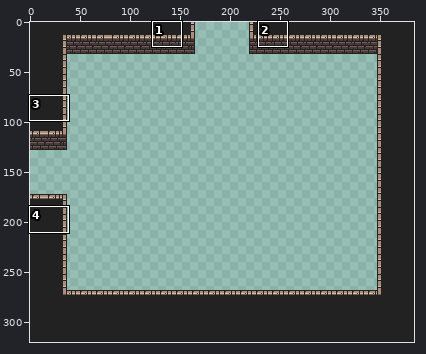
A sprite sheet gets an edit: assets/maps/room_cornerBottomRight_foreground.png. Above, an overview of the earlier version with the close-up marked.
Close-up. The starting point:
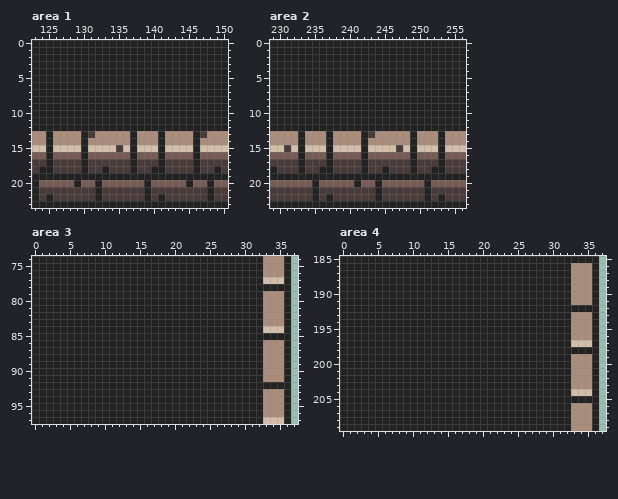
The file is 384x320 pixels. Shown: area 1: x 123..150, y 0..23; area 2: x 229..256, y 0..23; area 3: x 0..37, y 74..97; area 4: x 0..37, y 185..209.
After the commit:
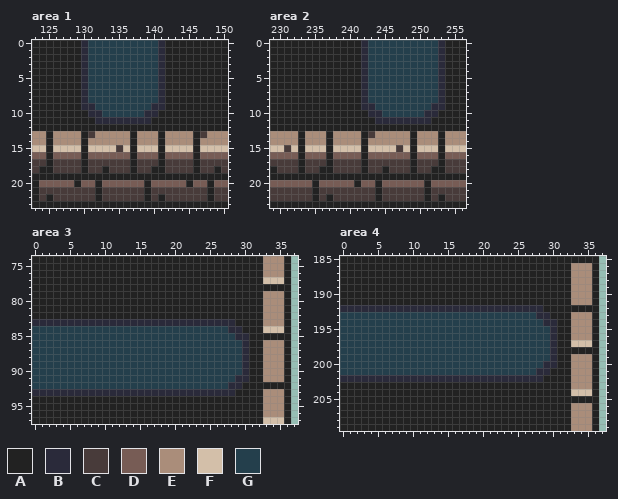
Palette (. is transparent): A #222222  B #2a2a3a  C #483b3a  D #775c55  E #aa8d7a  F #d3bfa9  G #243f4c
What changed:
Changed rows in their new state; - is an unchanged pixel.
Area 1:
first column x 130:
 0 BGGGGGGGGGGB
 1 BGGGGGGGGGGB
 2 BGGGGGGGGGGB
 3 BGGGGGGGGGGB
 4 BGGGGGGGGGGB
 5 BGGGGGGGGGGB
 6 BGGGGGGGGGGB
 7 BGGGGGGGGGGB
 8 BGGGGGGGGGGB
 9 BBGGGGGGGGBB
10 -BBGGGGGGBB-
11 --BBBBBBBB--
Area 2:
first column x 242:
 0 BGGGGGGGGGGB
 1 BGGGGGGGGGGB
 2 BGGGGGGGGGGB
 3 BGGGGGGGGGGB
 4 BGGGGGGGGGGB
 5 BGGGGGGGGGGB
 6 BGGGGGGGGGGB
 7 BGGGGGGGGGGB
 8 BGGGGGGGGGGB
 9 BBGGGGGGGGBB
10 -BBGGGGGGBB-
11 --BBBBBBBB--
Area 3:
first column x 0:
83 BBBBBBBBBBBBBBBBBBBBBBBBBBBBB--
84 GGGGGGGGGGGGGGGGGGGGGGGGGGGGBB-
85 GGGGGGGGGGGGGGGGGGGGGGGGGGGGGBB
86 GGGGGGGGGGGGGGGGGGGGGGGGGGGGGGB
87 GGGGGGGGGGGGGGGGGGGGGGGGGGGGGGB
88 GGGGGGGGGGGGGGGGGGGGGGGGGGGGGGB
89 GGGGGGGGGGGGGGGGGGGGGGGGGGGGGGB
90 GGGGGGGGGGGGGGGGGGGGGGGGGGGGGGB
91 GGGGGGGGGGGGGGGGGGGGGGGGGGGGGBB
92 GGGGGGGGGGGGGGGGGGGGGGGGGGGGBB-
93 BBBBBBBBBBBBBBBBBBBBBBBBBBBBB--
Area 4:
first column x 0:
192 BBBBBBBBBBBBBBBBBBBBBBBBBBBBB--
193 GGGGGGGGGGGGGGGGGGGGGGGGGGGGBB-
194 GGGGGGGGGGGGGGGGGGGGGGGGGGGGGBB
195 GGGGGGGGGGGGGGGGGGGGGGGGGGGGGGB
196 GGGGGGGGGGGGGGGGGGGGGGGGGGGGGGB
197 GGGGGGGGGGGGGGGGGGGGGGGGGGGGGGB
198 GGGGGGGGGGGGGGGGGGGGGGGGGGGGGGB
199 GGGGGGGGGGGGGGGGGGGGGGGGGGGGGGB
200 GGGGGGGGGGGGGGGGGGGGGGGGGGGGGBB
201 GGGGGGGGGGGGGGGGGGGGGGGGGGGGBB-
202 BBBBBBBBBBBBBBBBBBBBBBBBBBBBB--
Where, in picture pixels (left, top, right, bottom), the same in both close-ups:
changed: (81, 40, 165, 124)
changed: (361, 40, 445, 124)
changed: (32, 319, 249, 396)
changed: (340, 305, 557, 382)
